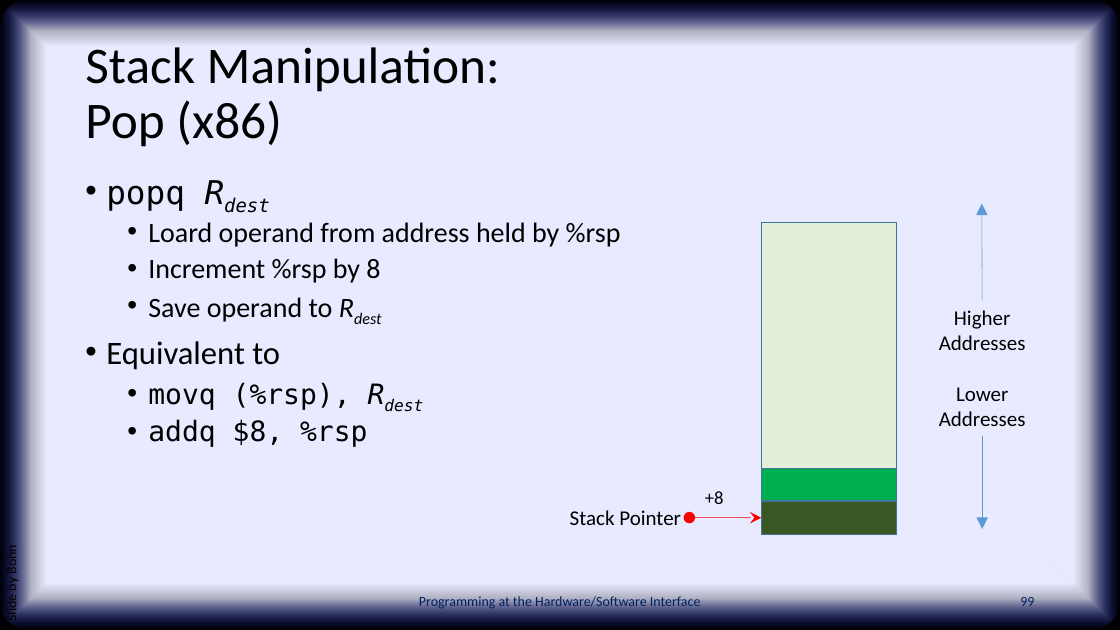
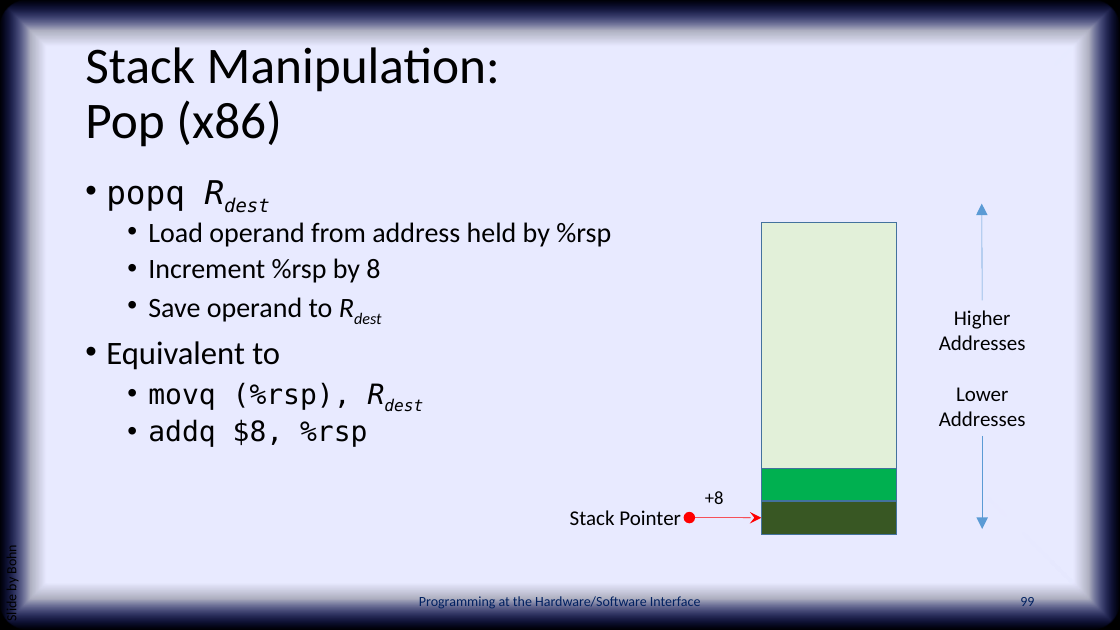
Before and after one commit to PHSI-supplements/slides, a slide deck: slide 99 of chap06.pptx. Drawn at 1120x630 pixels with LibreOffice and Linux fonts; fonts in the diff are those of the drawing; background and template pictures are left out. Boxes give left, top, right and bottom in pixels: in the first picture for what was removed or moved away, otherwise in the second. Text is boxed around its words. In the diff, an @@ line names an element or a change of style, - is before the commit and + after.

```diff
--- a/chap06.pptx
+++ b/chap06.pptx
@@ text at [148, 222, 611, 247]: text changed @@
-  • Loard operand from address held by %rsp
+  • Load operand from address held by %rsp
```
Also in this commit, not shown: 6 other slides changed.
